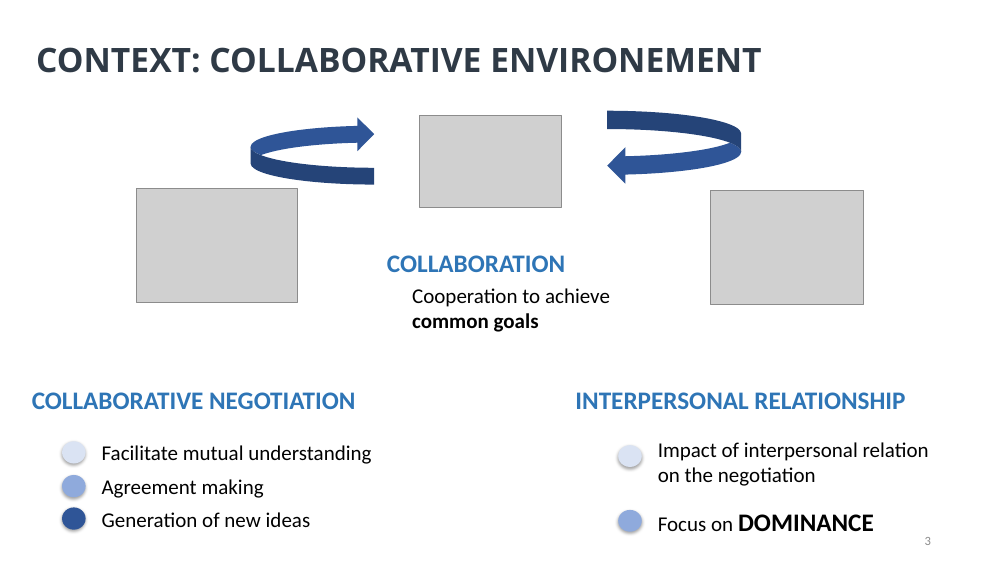
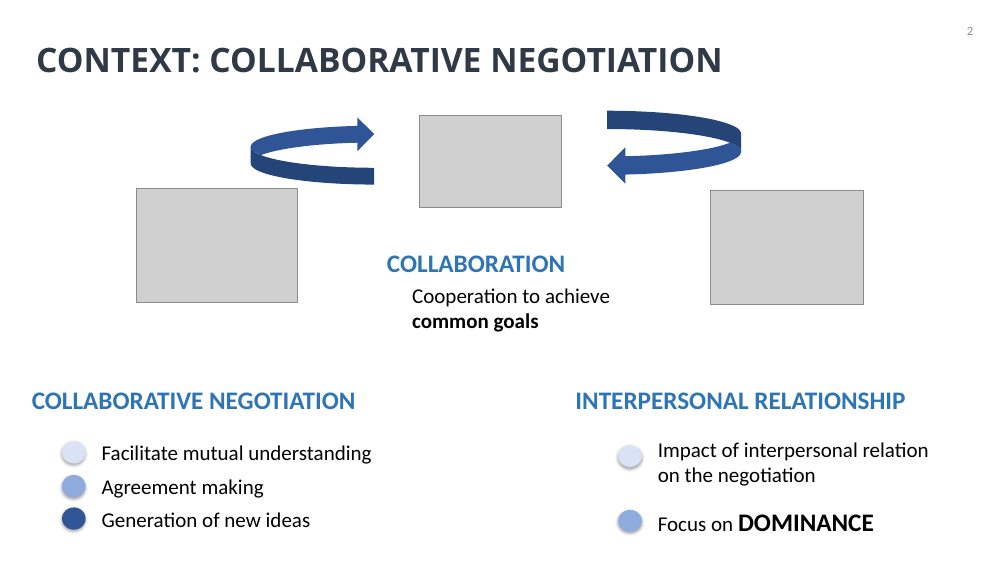
Before and after one commit to Olydia/Discolog, a slide deck: slide 2 of papers/Presentations/intellisys/intellysis.pptx (slide 3 before the commit). Drawn at 1008x567 pixels with LibreOffice and Linux fonts; fonts in the diff are those of the drawing; grey boxes stand for pictures. Boxes give left, top, right and bottom in pixels: in the first picture for what was removed or moved away, otherwise in the second. Text is boxed around its words. In the diff, an @@ line names an element or a change of style, - is before the commit and + after.

```diff
--- a/papers/Presentations/intellisys/intellysis.pptx
+++ b/papers/Presentations/intellisys/intellysis.pptx
@@ page number added at (967,27,973,35), 12 pt, text #8C8C8C @@
+2
@@ title at (36,47,722,73): text changed @@
-CONTEXT: COLLABORATIVE ENVIRONEMENT
+CONTEXT: COLLABORATIVE NEGOTIATION
@@ page number removed at (925,537,931,545) @@
-3
```
Also in this commit, not shown: 5 other slides changed, 9 slides added, 2 slides removed, 3 other files.
